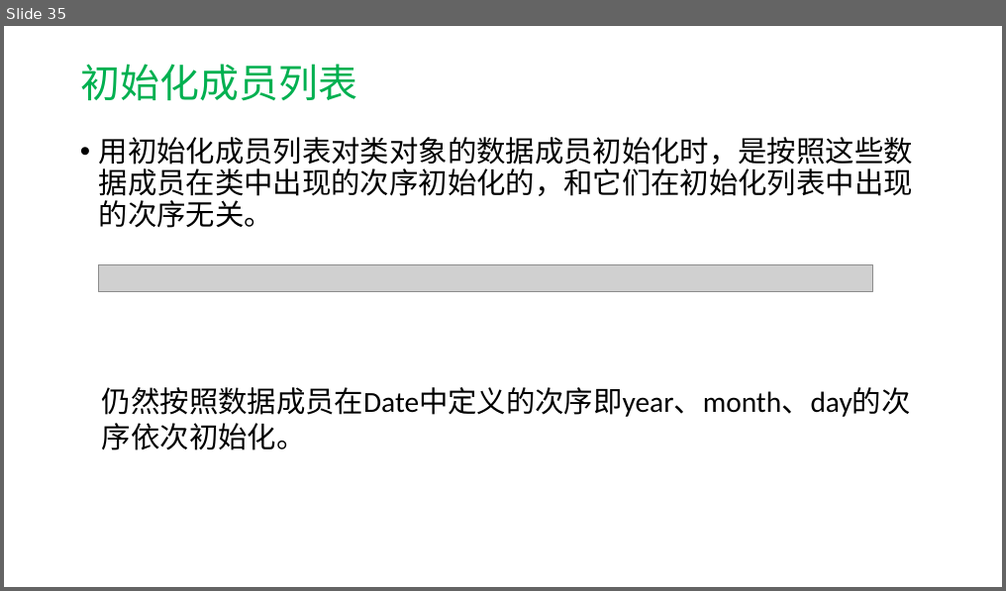
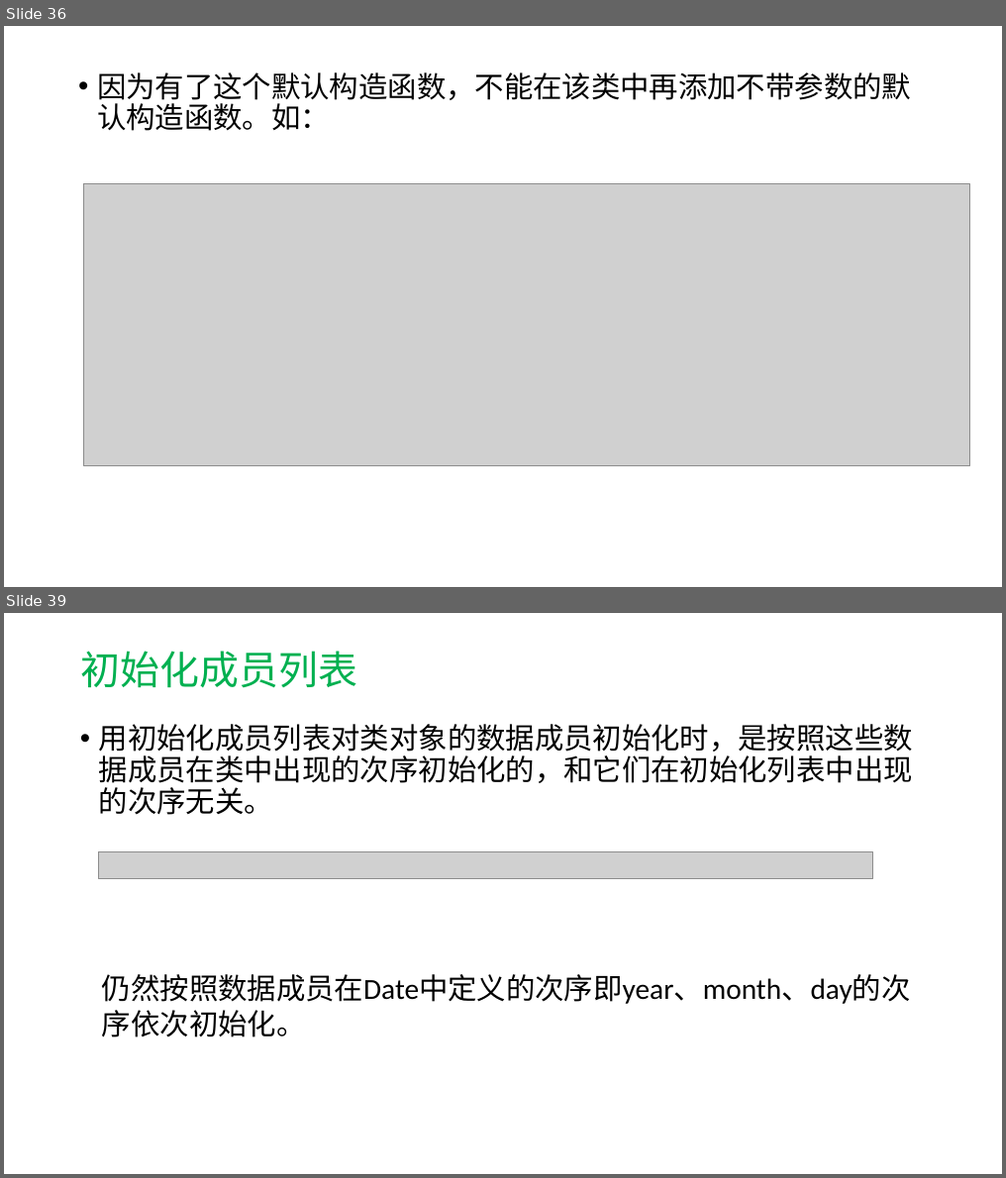
Before and after one commit to hwdong-net/cplusplus17, a slide deck: ppt/第7章 类和对象.pptx. Shown one above the other, each under a label of ours: slide 35 before the commit, slides 36 and 39 after it; the slides between them are not shown. The pictures are 1006x591 and 1006x1178 pixels, drawn with LibreOffice and Linux fonts; fonts in the diff are those of the drawing; grey boxes stand for pictures. Boxes give left, top, right and bottom in pixels: in the first picture for what was removed or moved away, otherwise in the second. Text is boxed around its words. In the diff, an @@ line names an element or a change of style, - is before the commit and + after.

```diff
--- a/ppt/第7章 类和对象.pptx
+++ b/ppt/第7章 类和对象.pptx
@@ slide 36 added at box(4, 26, 1002, 587), background #FFFFFF @@
@@ text added at box(97, 73, 911, 131), 28 pt, text #000000 @@
+• 因为有了这个默认构造函数，不能在该类中再添加不带参数的默认构造函数。如：
@@ picture added at box(83, 183, 969, 466) @@
@@ what was slide 35 is now slide 39 @@
```
Also in this commit, not shown: 17 slides changed, 8 other slides added.
